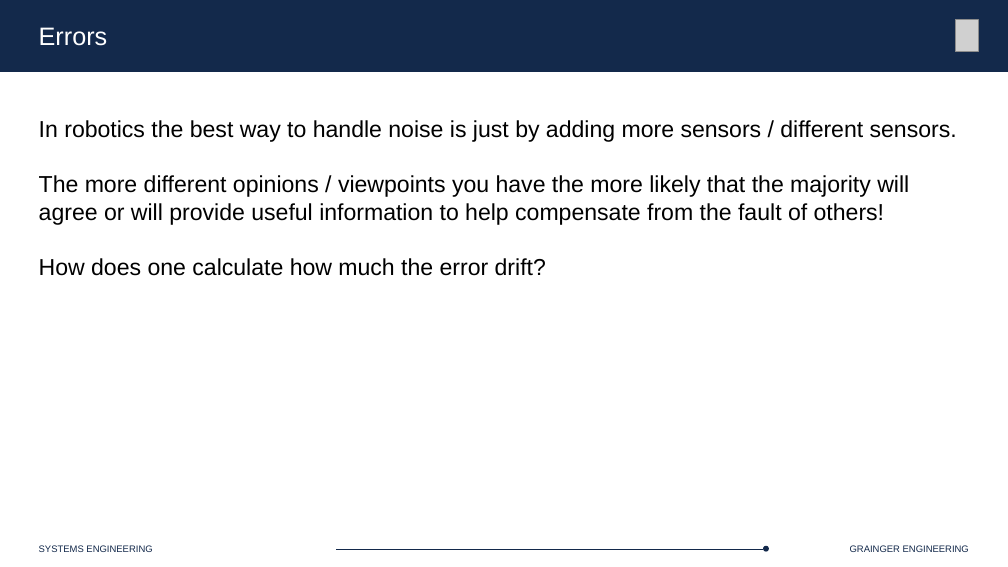
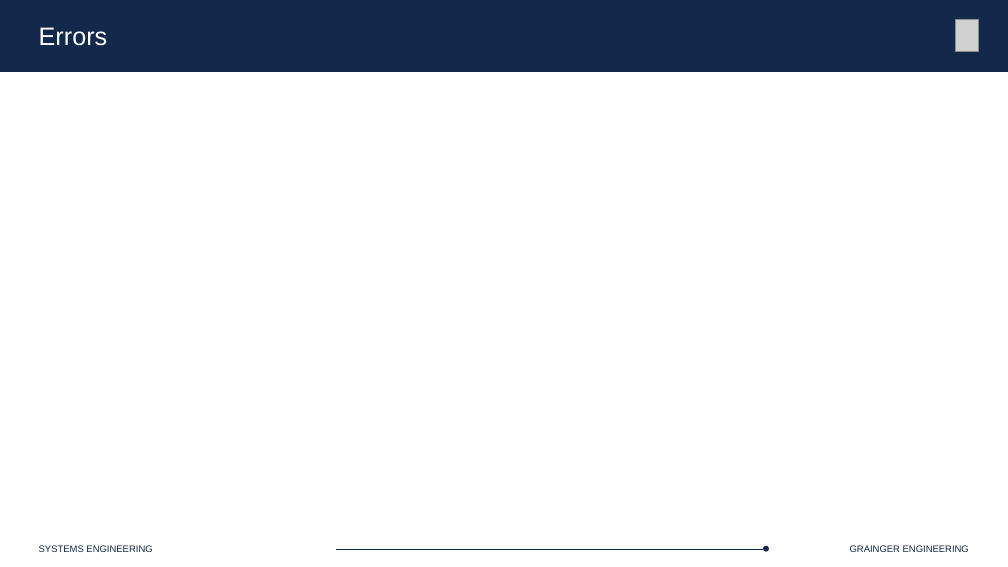
Before and after one commit to Marius-Juston/SE-423---Class-Material, a slide deck: slide 31 of Lectures/Slides/L15.pptx. Drawn at 1008x567 pixels with LibreOffice and Linux fonts; fonts in the diff are those of the drawing; grey boxes stand for pictures. Boxes give left, top, right and bottom in pixels: in the first picture for what was removed or moved away, otherwise in the second. Text is boxed around its words. In the diff, an @@ line names an element or a change of style, - is before the commit and + after.

```diff
--- a/Lectures/Slides/L15.pptx
+++ b/Lectures/Slides/L15.pptx
@@ text removed at (39,120,957,276) @@
-In robotics the best way to handle noise is just by adding more sensors / different sensors.
-The more different opinions / viewpoints you have the more likely that the majority will agree or will provide useful information to help compensate from the fault of others!
-How does one calculate how much the error drift?
```
Also in this commit, not shown: 5 other slides changed, 7 slides added, 7 slides removed, 4 other files.
